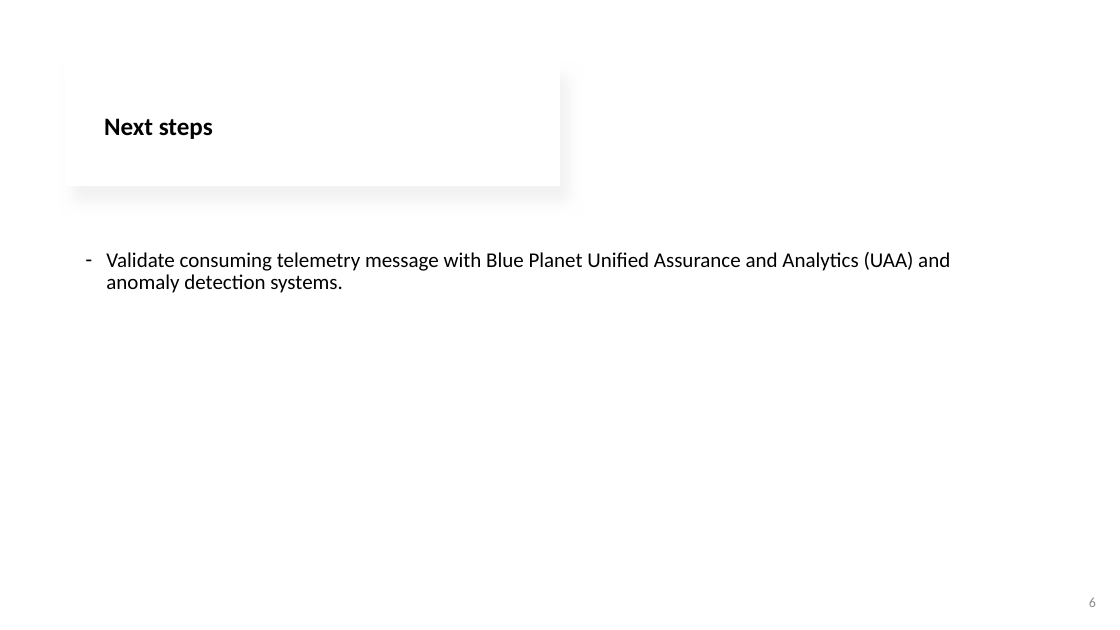
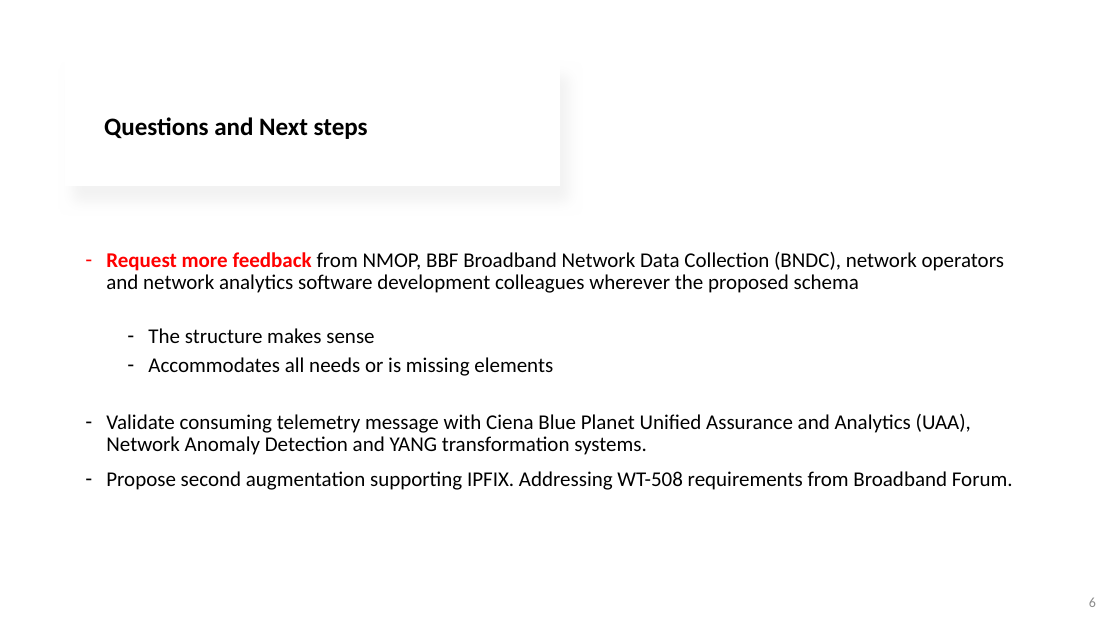
Before and after one commit to network-analytics/ietf-network-analytics-document-status, a slide deck: slide 6 of 123/NMOP/draft-ietf-nmop-message-broker-telemetry-message.pptx. Drawn at 1120x630 pixels with LibreOffice and Linux fonts; fonts in the diff are those of the drawing. Boxes give left, top, right and bottom in pixels: in the first picture for what was removed or moved away, otherwise in the second. Text is boxed around its words. In the diff, an @@ line names an element or a change of style, - is before the commit and + after.

```diff
--- a/123/NMOP/draft-ietf-nmop-message-broker-telemetry-message.pptx
+++ b/123/NMOP/draft-ietf-nmop-message-broker-telemetry-message.pptx
@@ text at [104,117,368,139]: text changed @@
-Next steps
+Questions and Next steps
@@ text at [106,252,1013,490]: text changed @@
-– Validate consuming telemetry message with Blue Planet Unified Assurance and Analytics (UAA) and anomaly detection systems.
+– Request more feedback from NMOP, BBF Broadband Network Data Collection (BNDC), network operators and network analytics software development colleagues wherever the proposed schema
+  – The structure makes sense
+  – Accommodates all needs or is missing elements
+– Validate consuming telemetry message with Ciena Blue Planet Unified Assurance and Analytics (UAA), Network Anomaly Detection and YANG transformation systems.
+– Propose second augmentation supporting IPFIX. Addressing WT-508 requirements from Broadband Forum.
```
Also in this commit, not shown: 4 other slides changed, 1 slide added, 1 slide removed, 1 other file.
